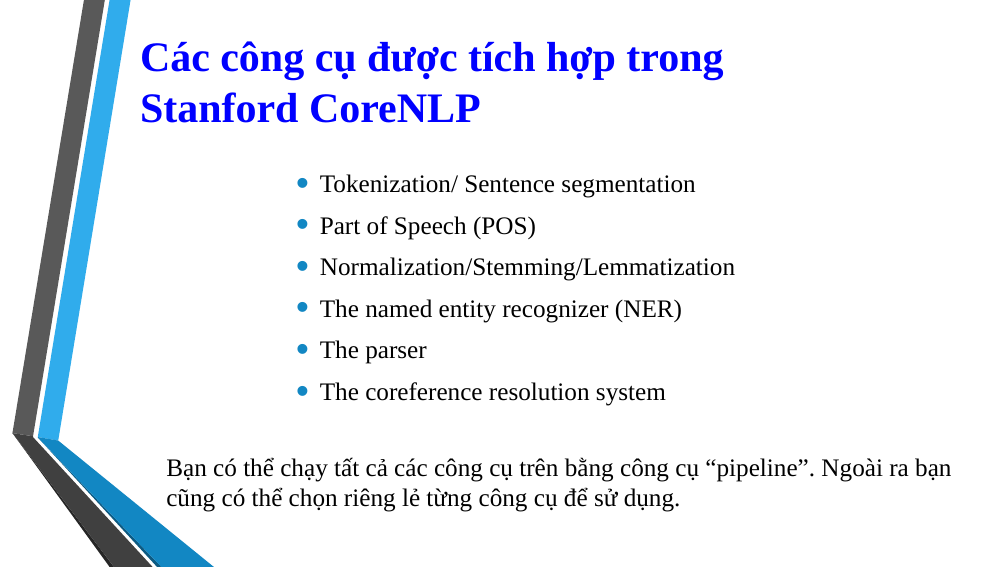
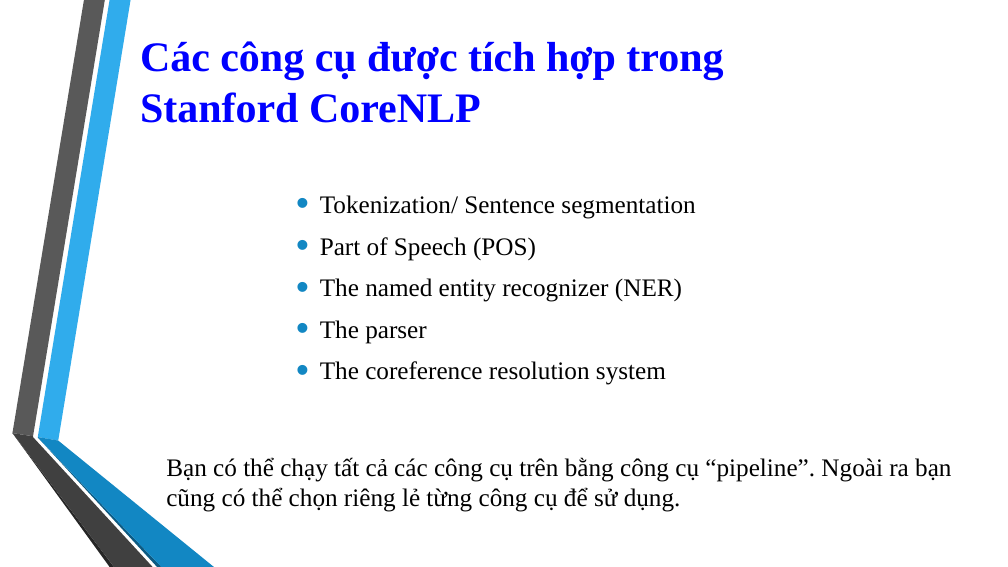
Before and after one commit to 1412520/TextMining, a slide deck: slide 7 of Seminar/Stanford_CoreNLP.pptx (slide 5 before the commit). Drawn at 1008x567 pixels with LibreOffice and Linux fonts; fonts in the diff are those of the drawing; background and template pictures are left out. Boxes give left, top, right and bottom in pixels: in the first picture for what was removed or moved away, otherwise in the second. Text is boxed around its words. In the diff, an @@ line names an element or a change of style, - is before the commit and + after.

```diff
--- a/Seminar/Stanford_CoreNLP.pptx
+++ b/Seminar/Stanford_CoreNLP.pptx
@@ text at (x1=320, y1=257, x2=735, y2=281): paragraph removed @@
-  • Normalization/Stemming/Lemmatization
```
Also in this commit, not shown: 1 other slide changed, 5 slides added, 1 other file.
